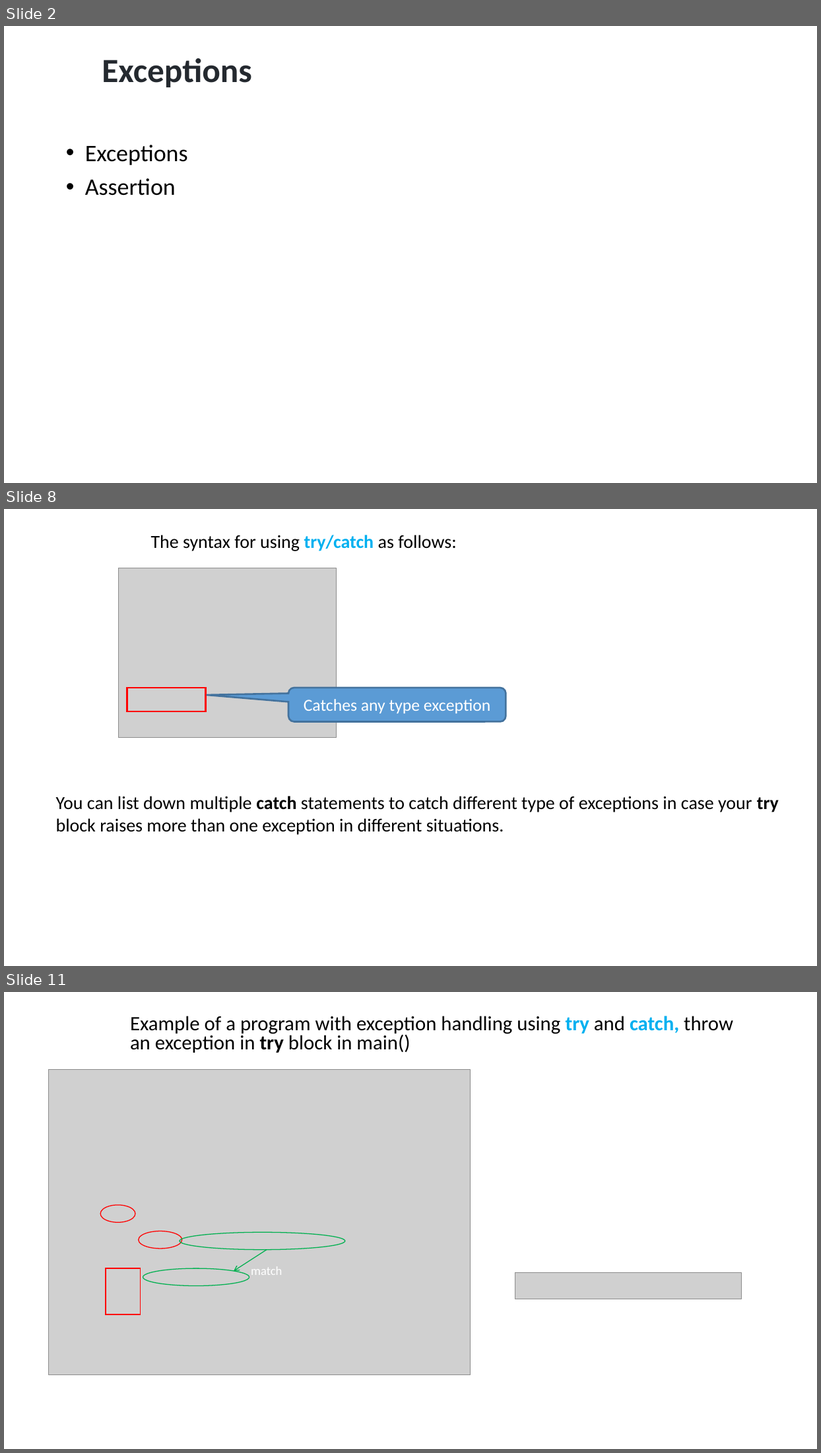
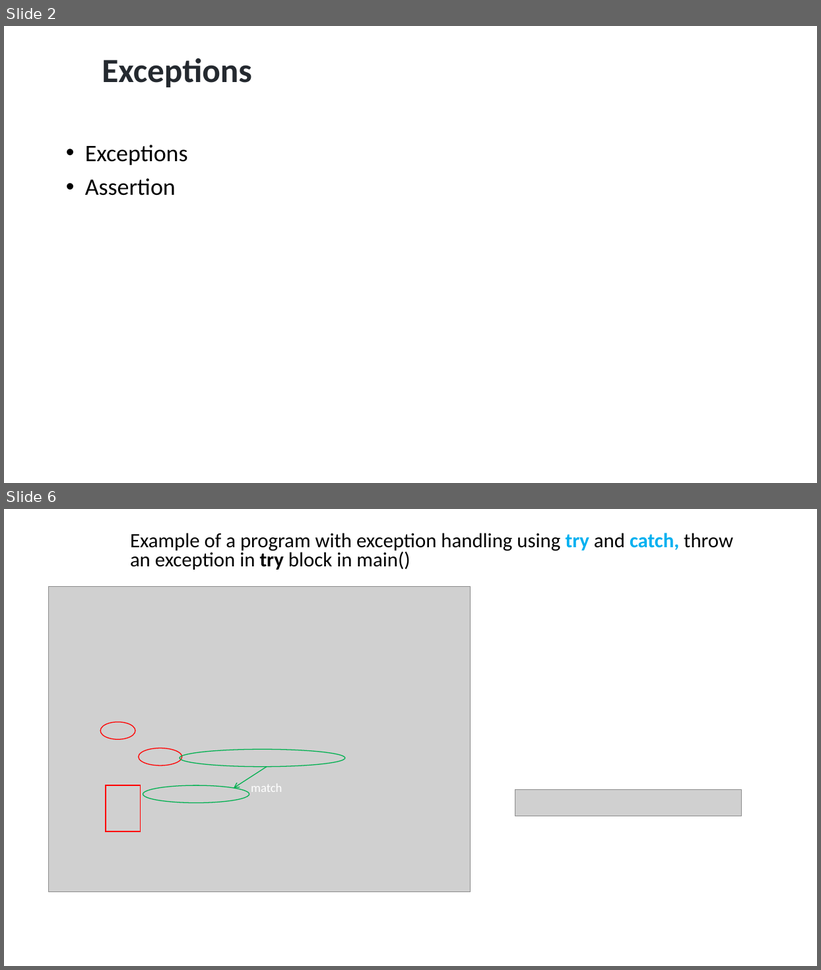
Before and after one commit to ShiqiYu/CPP, a slide deck: week14/Lab14.pptx. Shown one above the other, each under a label of ours: slides 2, 8 and 11 before the commit, slides 2 and 6 after it; the slides between them are not shown. The pictures are 821x1453 and 821x970 pixels, drawn with LibreOffice and Linux fonts; fonts in the diff are those of the drawing; grey boxes stand for pictures; background and template pictures are left out. Boxes give left, top, right and bottom in pixels: in the first picture for what was removed or moved away, otherwise in the second. Text is boxed around its words. In the diff, an @@ line names an element or a change of style, - is before the commit and + after.

```diff
--- a/week14/Lab14.pptx
+++ b/week14/Lab14.pptx
@@ slide 8 removed at (4, 509, 817, 966), background #FFFFFF @@
@@ text removed at (151, 535, 456, 551) @@
-  The syntax for using try/catch as follows:
@@ picture removed at (119, 568, 337, 738) @@
@@ rectangle removed at (127, 688, 206, 712) @@
@@ rounded speech box removed at (289, 688, 506, 722) @@
-Catches any type exception
@@ text removed at (56, 796, 779, 835) @@
-  You can list down multiple catch statements to catch different type of exceptions in case your try block raises more than one exception in different situations.
@@ what was slide 11 is now slide 6 @@
```
Also in this commit, not shown: 7 slides changed, 2 slides added, 10 other slides removed, 2 other files.
